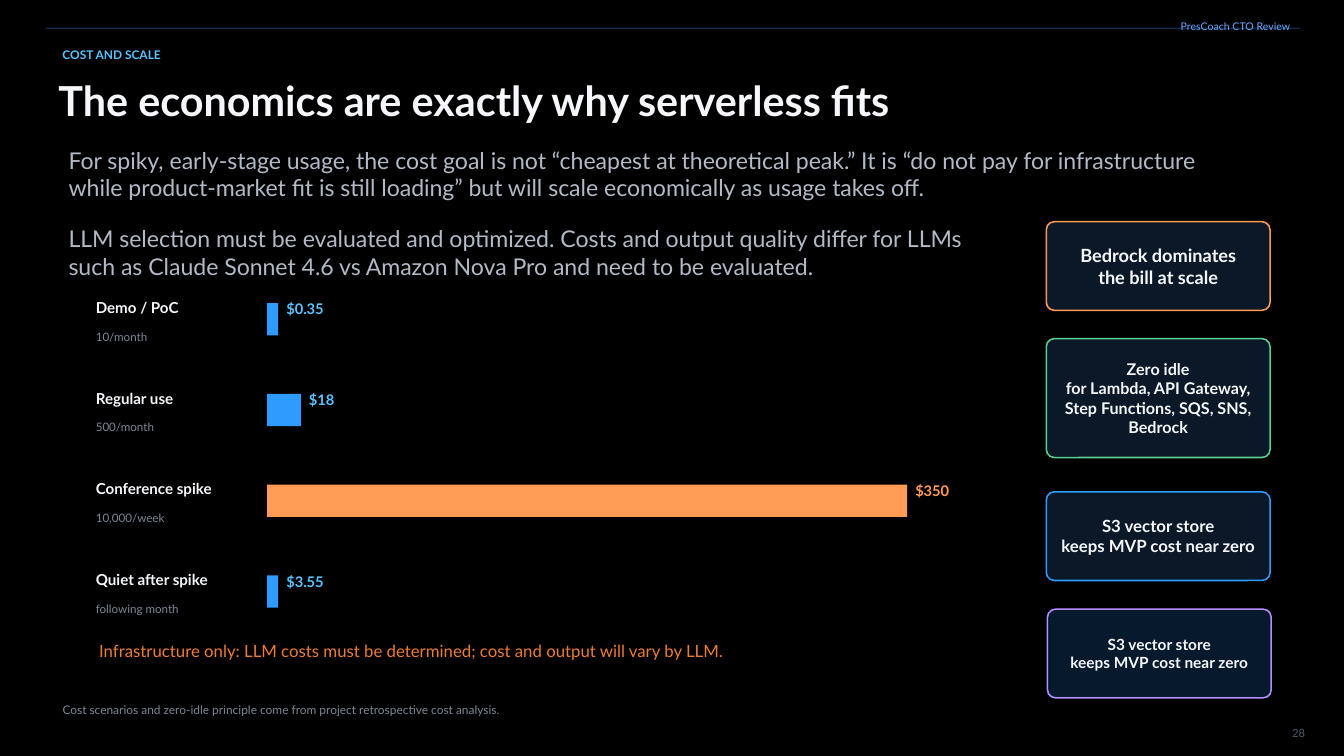
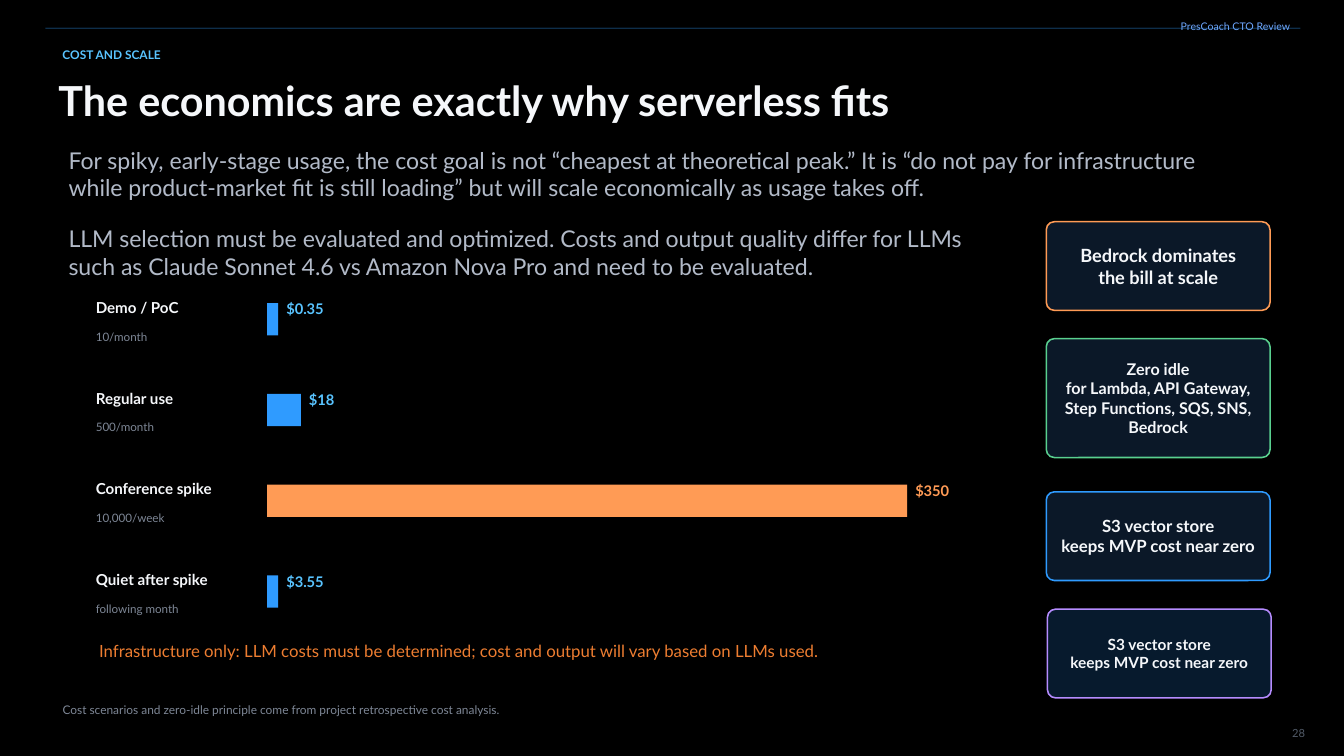
Before and after one commit to michaelgeiser/kiro-agentcore-app, a slide deck: slide 28 of documentation/AI Presentation Coach.pptx. Drawn at 1344x756 pixels with LibreOffice and Linux fonts; fonts in the diff are those of the drawing. Boxes give left, top, right and bottom in pixels: in the first picture for what was removed or moved away, otherwise in the second. Text is boxed around its words. In the diff, an @@ line names an element or a change of style, - is before the commit and + after.

```diff
--- a/documentation/AI Presentation Coach.pptx
+++ b/documentation/AI Presentation Coach.pptx
@@ text at box(99, 644, 818, 660): text changed @@
-Infrastructure only: LLM costs must be determined; cost and output will vary by LLM.
+Infrastructure only: LLM costs must be determined; cost and output will vary based on LLMs used.
```
Also in this commit, not shown: 4 other slides changed, 3 other files.
